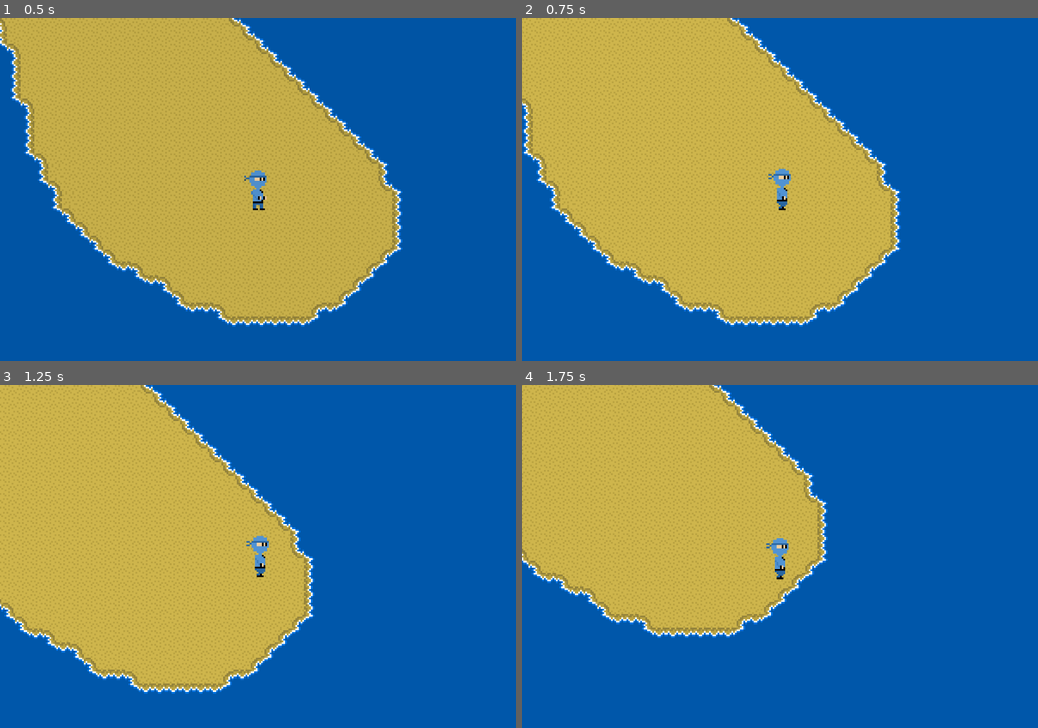
Above: before the commit, frames 1-4 (two rows, left to right).
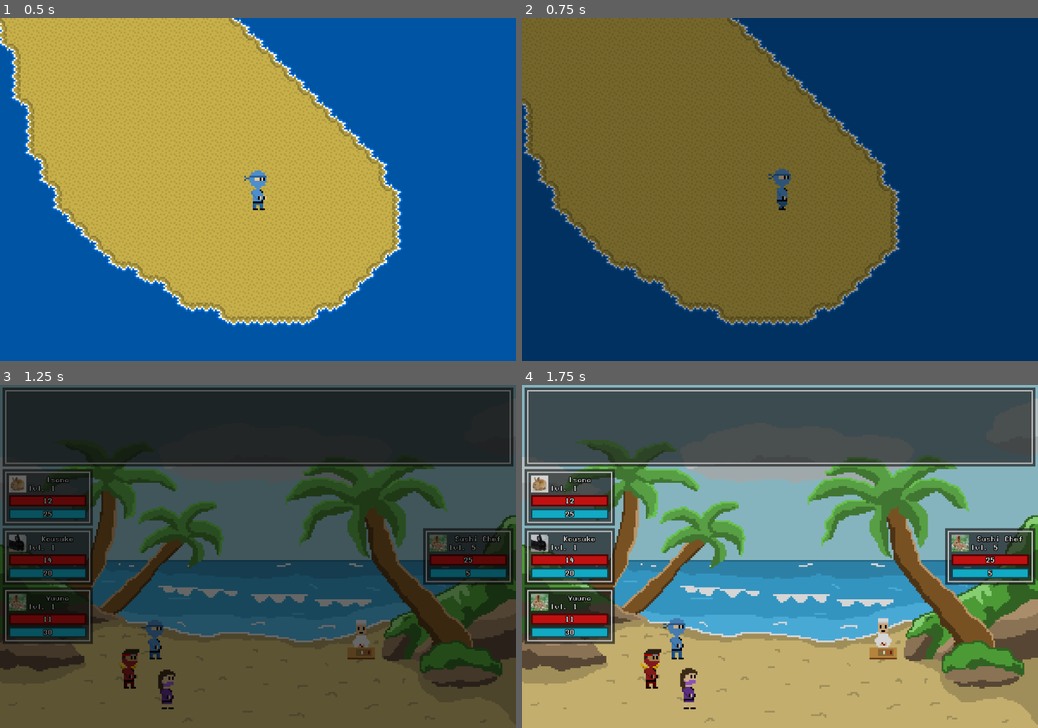
Above: after the commit, the same moments.

Repository: qwerty4u6/group-game
Game: Godot game, scene res://scenes/main.tscn
The game is run twice, just before and just after one commit, with the same random seed, the same clock (stepped at 60 frames per second) and the same inputs.
Inputs (mouse positions are in pixels of both pictures, inside the frame that each line leads up to):
- Up to frame 1 (0.5 s): no input
- Up to frame 2 (0.75 s): tap Enter (ui_accept) at 0.5 s; move the mouse to (893, 172) at 0.52 s; hold D (move_right) from 0.53 s (still down); click (893, 172) at 0.67 s
- Up to frame 3 (1.25 s): keep holding D (move_right); tap Enter (ui_accept) at 0.77 s
- Up to frame 4 (1.75 s): move the mouse to (676, 573) at 1.27 s; release D (move_right) at 1.28 s; hold S (move_down) from 1.28 s (still down); click (676, 573) at 1.42 s; tap Enter (ui_accept) at 1.52 s

Frame 1 is identical in both runs. In frame 2, 100% of the frame differs, in the area x 0-100%, y 0-100%; in frame 3, 100%; in frame 4, 100%.

Commit message:
things are finally working again yipeee

Diff:
--- a/resources/player characters/isana.tres
+++ b/resources/player characters/isana.tres
@@ -24,9 +24,16 @@
 }
 skills = [{
 "applies": ["damage", -1, 2],
-"mana_cost": 2,
+"mana_cost": 0,
 "message": "%s threw Throwing Stars at %s!",
 "name": "Throw Stars",
 "target": "enemy",
 "unlocked_at": 1
+}, {
+"applies": ["damage", 2, 1],
+"mana_cost": 2,
+"message": "%s slashed his sword at %s!",
+"name": "Slash",
+"target": "enemy",
+"unlocked_at": 1
 }]
--- a/scenes/action_box.gd
+++ b/scenes/action_box.gd
@@ -24,6 +24,8 @@
 			text_box_label.visible_characters = 0
 	elif Input.is_action_just_pressed("move_up"):
 		print(battle.selected_display())
+	elif Input.is_action_just_pressed("move_down"):
+		get_tree().change_scene_to_file("res://scenes/battle.tscn")
 
 func to_textbox():
 	text_box.show()
@@ -88,16 +90,15 @@
 	to_back_box()
 	battle.selecting = true
 	var character = battle.current_character
-	var skill = character.skills[i - 1]
+	var skill = character.skills[i]
 	battle.select_target = skill.target
 	await selected
 	battle.selecting = false
 	var disp = battle.selected_display()
-	#disp.stop_hover()
-	print(selected_disp)
+	disp.stop_hover()
 
-	#if skill.applies[0] == "damage":
-	#	disp.damage((character.damage + skill.applies[1]) * skill.applies[2])
-	#show_text(skill.message % [character.name_text, target.res.name_text])
-	#await textbox_closed
-	#battle.next_turn()
+	if skill.applies[0] == "damage":
+		disp.damage((character.damage + skill.applies[1]) * skill.applies[2])
+	show_text(skill.message % [character.name_text, target.res.name_text])
+	await textbox_closed
+	battle.next_turn()
--- a/scenes/battle.gd
+++ b/scenes/battle.gd
@@ -165,7 +165,7 @@
 
 func selected_display():
 	for disp in members:
-		if disp.hovering == true:
+		if disp.is_hovering():
 			return disp
 	return null
 
--- a/scenes/char_stat_display.gd
+++ b/scenes/char_stat_display.gd
@@ -81,6 +81,13 @@
 			action_box.target = self
 			action_box.emit_signal("selected")
 
+func is_hovering():
+	var areas = $Area2D.get_overlapping_areas()
+	for area in areas:
+		if area.is_in_group("mouse_area"):
+			return true
+	return false
+
 func start_hover():
 	hovering = true
 	if battle.selecting && battle.select_target == res.type && !dead:
--- a/scenes/char_stat_display.tscn
+++ b/scenes/char_stat_display.tscn
@@ -253,8 +253,8 @@
 anchor_right = 1.0
 anchor_bottom = 1.0
 offset_left = 125.0
-offset_right = 11255.0
-offset_bottom = 6996.0
+offset_right = 12305.0
+offset_bottom = 7656.0
 grow_horizontal = 2
 grow_vertical = 2
 theme_override_colors/font_outline_color = Color(0, 0, 0, 1)
@@ -271,8 +271,8 @@
 anchor_right = 1.0
 anchor_bottom = 1.0
 offset_left = -125.0
-offset_right = 11005.0
-offset_bottom = 6996.0
+offset_right = 12055.0
+offset_bottom = 7656.0
 grow_horizontal = 2
 grow_vertical = 2
 theme_override_colors/font_outline_color = Color(0, 0, 0, 1)
--- a/scenes/main.gd
+++ b/scenes/main.gd
@@ -19,6 +19,10 @@
 	await done_fading_in
 	$Player.can_walk = true
 
+	start_battle(team, [
+		"res://resources/enemy characters/friendly chef.tres"
+	], "The sushi chef attacks!")
+
 func start_battle(players, enemies, appear_text):
 	anim_player.play("fade_out")
 	await done_fading_out
--- a/scenes/skill_button.gd
+++ b/scenes/skill_button.gd
@@ -30,3 +30,11 @@
 func lighten():
 	$Darken.hide()
 	can_select = true
+
+func _on_area_entered(area):
+	if area.is_in_group("mouse_area") && can_select:
+		$NameLabel.text = skill.name + " <"
+
+func _on_area_exited(area):
+	if area.is_in_group("mouse_area"):
+		$NameLabel.text = skill.name
Not shown: 1 places in scenes/action_box.tscn that only renumber resources
Not shown: 1 places in scenes/char_stat_display.tscn that only renumber resources
Not shown: 1 places in scenes/main.tscn that only renumber resources
Not shown: 1 places in scenes/skill_button.tscn that only renumber resources
Not shown, changed: .gitignore
